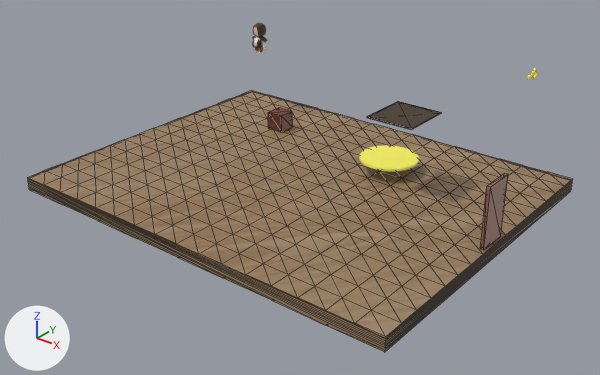
An edit to the glTF model frodomap/frodomap.gltf, drawn before and after from the same camera.
One viewpoint serves both versions: a 50 mm lens placed at (16.27, -18.65, 11.46), pointed at (1.82, -0.59, 0.25). Lighting does not change. The marker at lower left points along +X, +Y and +Z. Mesh edges are drawn as thin lines on the coarser meshes. Where no turn or scale is listed for an object, it has been applied to the vertices.

In view in the first picture: 'Cube.017', 'Floor', 'MovingPlatform', 'Trampoline', 'doors'.
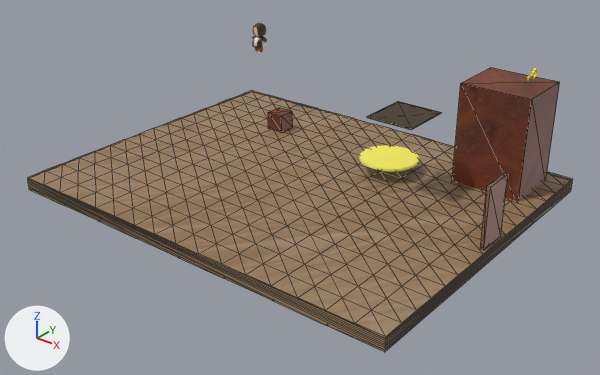
Where the change shows, as pixel boxes [x1, y1, x2, y2] in the pictures (600 x 375 px):
'Cube.004', added (brown)
    after: [452, 68, 560, 201]

The edits, one by one:
Material 'Material.021' (mat_material_021) is new.
Its texture is img_rosewood_veneer1_webp.
Mesh me_cube_008 is new.
It is a box spanning x -1.13..1.13, y -0.98..0.98, z -1.69..1.69.
It uses material mat_material_021 (picture img_rosewood_veneer1_webp).
Object 'Cube.004' (ob_cube_004) is new; it shows me_cube_008.
Its location is (6.34, 3.8, 1.75).
